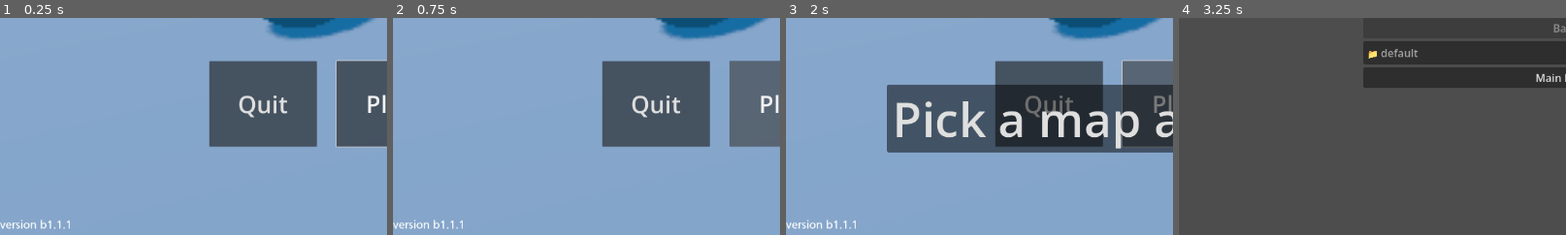
Above: before the commit, frames 1-4 (left to right).
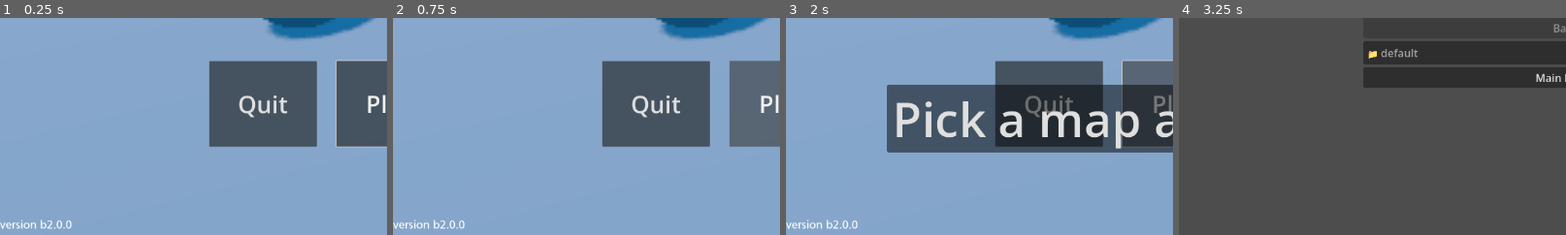
Above: after the commit, the same moments.

Repository: gmdking/jgs
Game: Godot game, scene res://gui/menu.tscn
Same seed, same stepped clock (60 frames per second), same inputs: the game is played once before the commit and once after it.
Inputs (mouse positions are % of the whole screen's width and height, from its top left):
- Up to frame 1 (0.25 s): no input
- Up to frame 2 (0.75 s): click "Play" at 0.5 s
- Up to frame 3 (2 s): click "Main Menu" at 1.25 s
- Up to frame 4 (3.25 s): click "Play" at 2 s; tap Enter at 2.75 s; move the mouse to (72, 45) at 2.77 s; hold D (right) from 2.78 s (still down); tap 2 (del) at 2.85 s; click (72, 45) at 2.92 s; tap Space (jump) at 3.02 s
The pictures show only the part of the screen within x 0-50%, y 50-100%; the shares and areas given below are measured in that part.

The runs differ from the first frame. In frame 1, 0.1% of the frame differs, in the area x 12-19%, y 93-98%; in frame 2, 0.1%; in frame 3, 0.1%; in frame 4, nothing differs.

Commit message:
b2.0.0 update version

Diff:
--- a/gui/menu.tscn
+++ b/gui/menu.tscn
@@ -84,7 +84,7 @@
 offset_right = 114.0
 offset_bottom = 862.0
 theme = SubResource("Theme_l48gv")
-text = "version b1.1.1"
+text = "version b2.0.0"
 
 [node name="Text" type="Node2D" parent="." unique_id=1721397417]
 position = Vector2(-1088, -591)
--- a/project.godot
+++ b/project.godot
@@ -11,7 +11,7 @@
 [application]
 
 config/name="JGS"
-config/version="b1.1.1"
+config/version="b2.0.0"
 run/main_scene="uid://c15qrd2w5kk6l"
 config/features=PackedStringArray("4.7", "Forward Plus")
 boot_splash/use_filter=false
Not shown, changed: export_presets.cfg
